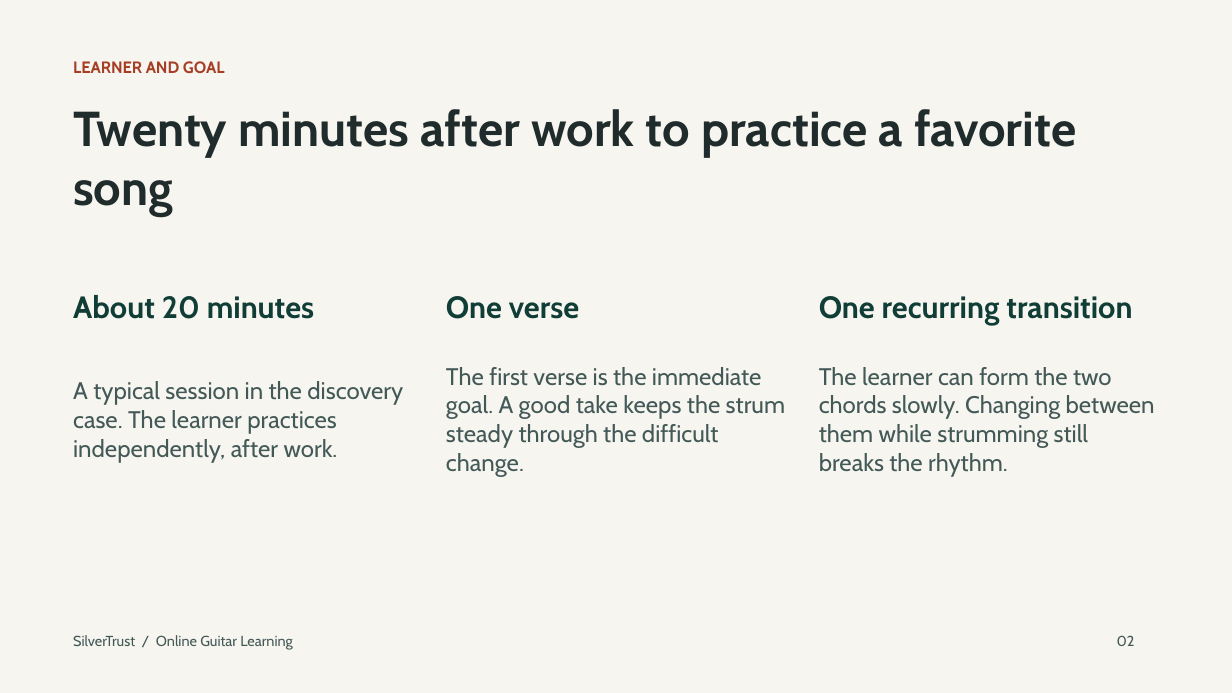
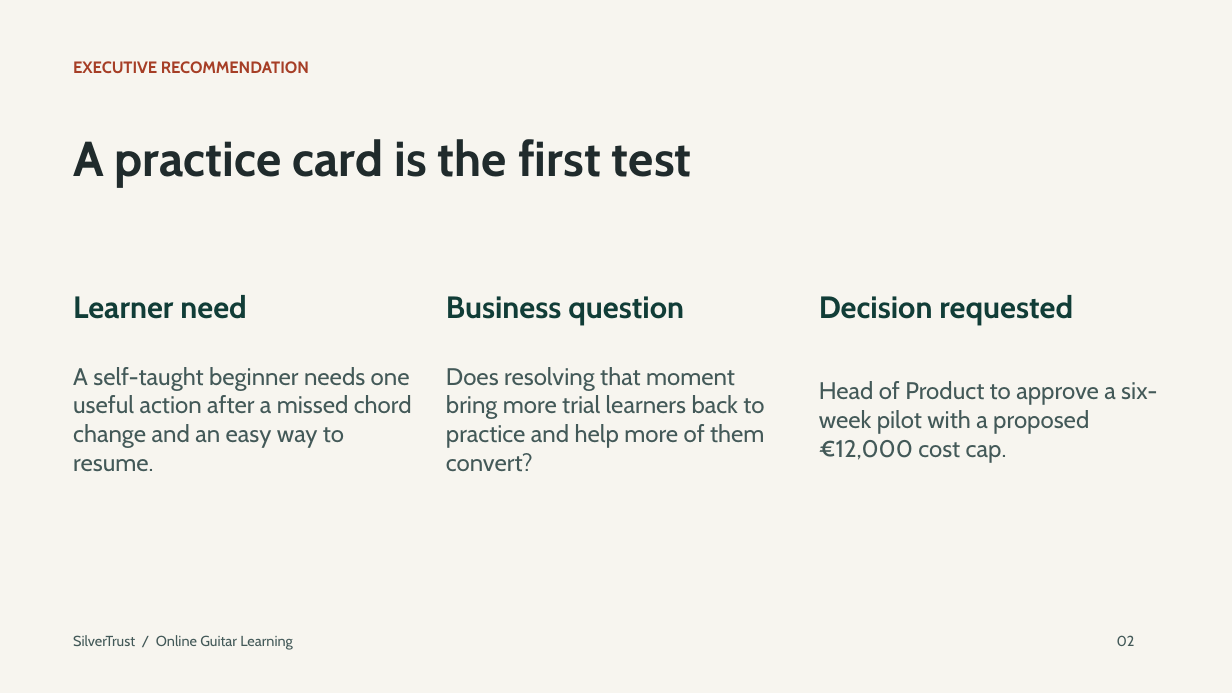
Before and after one commit to s-rostovskyi/silvertrust-ai-consulting, a slide deck: slide 2 of rostovskyi_consultant_online_guitar_solutions.pptx. Drawn at 1232x693 pixels with LibreOffice and Linux fonts; fonts in the diff are those of the drawing. Boxes give left, top, right and bottom in pixels: in the first picture for what was removed or moved away, otherwise in the second. Text is boxed around its words. In the diff, an @@ line names an element or a change of style, - is before the commit and + after.

Commit message:
Revise SilverTrust deliverables after instructor feedback

```diff
--- a/rostovskyi_consultant_online_guitar_solutions.pptx
+++ b/rostovskyi_consultant_online_guitar_solutions.pptx
@@ text at [73, 61, 309, 73]: text changed @@
-LEARNER AND GOAL
+EXECUTIVE RECOMMENDATION
@@ text at [73, 139, 692, 187]: text changed @@
-Twenty minutes after work to practice a favorite song
+A practice card is the first test
@@ text at [73, 295, 246, 319]: text changed @@
-About 20 minutes
+Learner need
@@ text at [446, 296, 684, 325]: text changed @@
-One verse
+Business question
@@ text at [819, 295, 1073, 325]: text changed @@
-One recurring transition
+Decision requested
@@ text at [73, 367, 412, 471]: text changed @@
-A typical session in the discovery case. The learner practices independently, after work.
+A self-taught beginner needs one useful action after a missed chord change and an easy way to resume.
@@ text at [446, 367, 764, 472]: text changed @@
-The first verse is the immediate goal. A good take keeps the strum steady through the difficult change.
+Does resolving that moment bring more trial learners back to practice and help more of them convert?
@@ text at [819, 381, 1157, 463]: text changed @@
-The learner can form the two chords slowly. Changing between them while strumming still breaks the rhythm.
+Head of Product to approve a six-week pilot with a proposed €12,000 cost cap.
```
Also in this commit, not shown: 5 other slides changed, 6 slides added, 6 slides removed, 3 other files.
